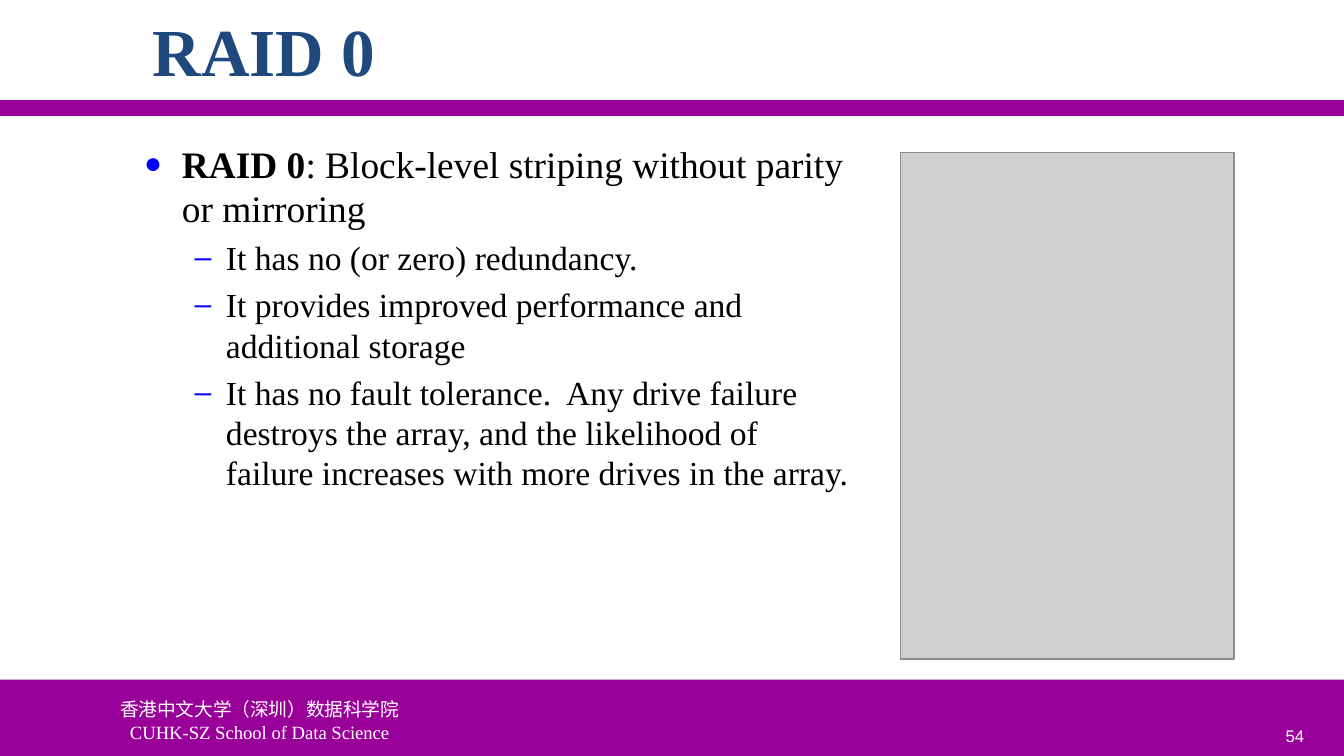
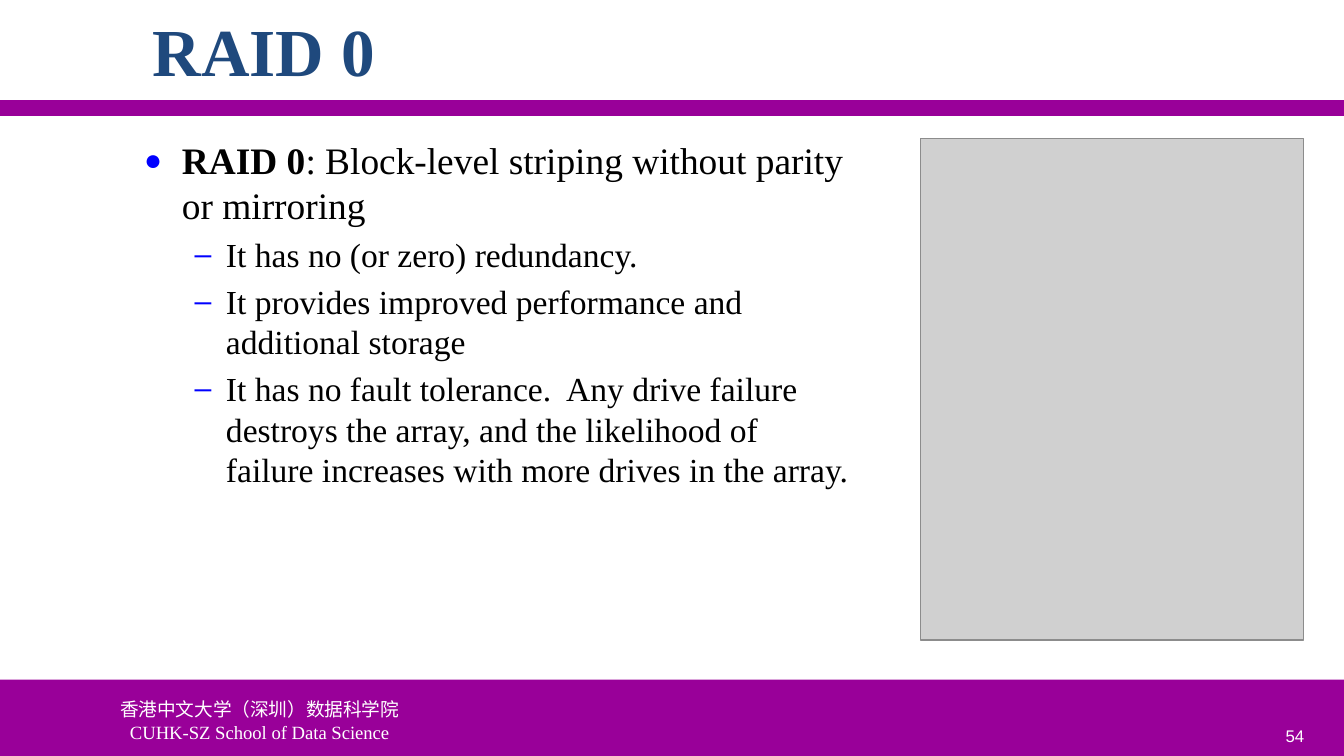
Before and after one commit to ychung1103/ychung1103.github.io, a slide deck: slide 54 of Slides/CSC6103/VT-05 Storage Virtualization.pptx. Drawn at 1344x756 pixels with LibreOffice and Linux fonts; fonts in the diff are those of the drawing; grey boxes stand for pictures; background and template pictures are left out. Boxes give left, top, right and bottom in pixels: in the first picture for what was removed or moved away, otherwise in the second. Text is boxed around its words. In the diff, an @@ line names an element or a change of style, - is before the commit and + after.

```diff
--- a/Slides/CSC6103/VT-05 Storage Virtualization.pptx
+++ b/Slides/CSC6103/VT-05 Storage Virtualization.pptx
@@ text "RAID 0: Block-level striping without ...": place and size @@
-text "RAID 0: Block-level striping without ..." at [182, 152, 848, 492]
+text "RAID 0: Block-level striping without ..." at [182, 148, 848, 489]
@@ picture: place and size @@
-picture at [900, 152, 1234, 659]
+picture at [921, 138, 1304, 640]
```
Also in this commit, not shown: 22 other slides changed, 1 slide added, 1 other file.
